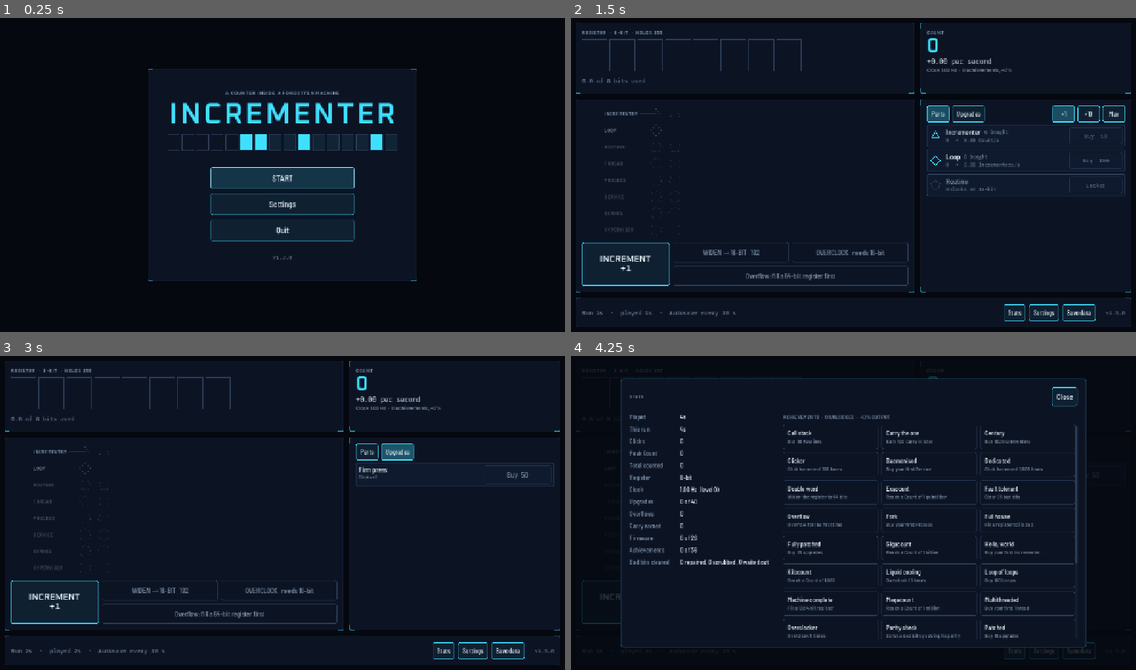
Above: before the commit, frames 1-4 (two rows, left to right).
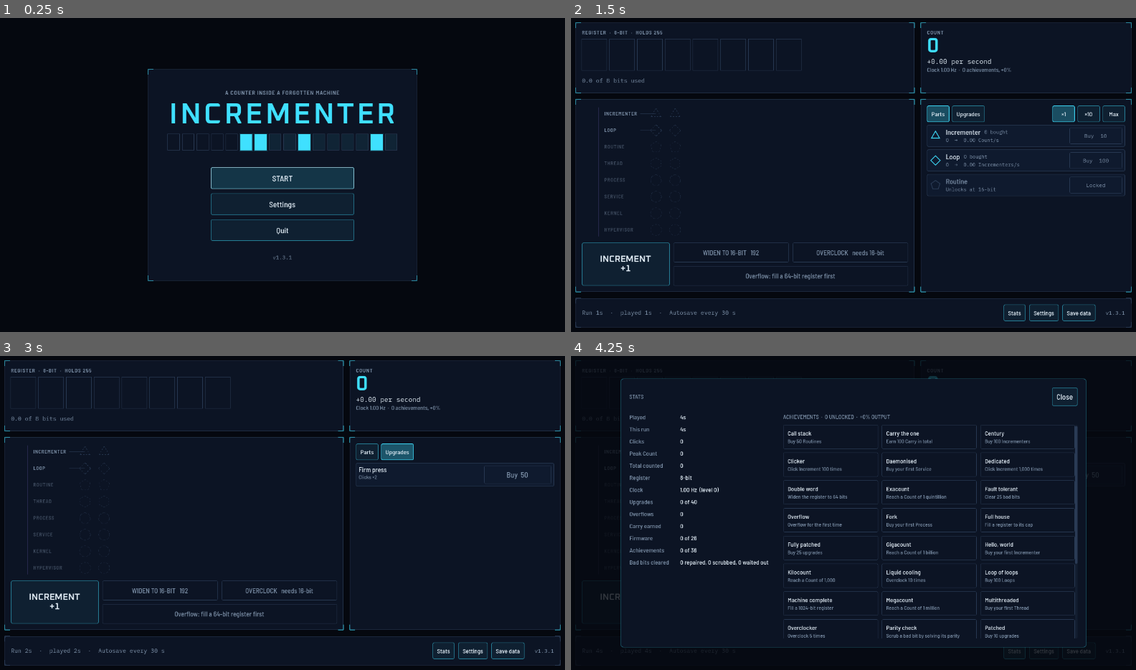
Above: after the commit, the same moments.

Repository: MrM1y4g1/Incrementer
Game: Godot game, scene res://ui/main.tscn
Same seed, same stepped clock (60 frames per second), same inputs: the game is played once before the commit and once after it.
Inputs:
- Up to frame 1 (0.25 s): no input
- Up to frame 2 (1.5 s): click "INCREMENT +1" at 0.5 s; click "START" at 1.25 s
- Up to frame 3 (3 s): click "Parts" at 2 s; click "Upgrades" at 2.75 s
- Up to frame 4 (4.25 s): click "Stats" at 3.5 s

The runs differ from the first frame. In frame 1, 1.8% of the frame differs, in the area x 26-74%, y 16-84%; in frame 2, 4.3%; in frame 3, 3.6%; in frame 4, 5.2%, in the area x 0-100%, y 1-97%.

Commit message:
Keep the screen at 1280 x 720 and draw only glyphs the fonts have
1.2.1 scaled the 1280 x 720 layout to fit the window, which zoomed it in
on large screens. Stretching is now off: the main screen is a fixed
1280 x 720 control centred in the window, and content_scale_factor
shrinks it only when the window is smaller. FxLayer converts the global
positions it's given, so effects land in the right place, and its flash
covers the whole window.

Barlow and Oxanium have no arrow glyph, so "WIDEN →" and "OVERCLOCK →"
fell back to a system font on Windows and drew an empty box in the
browser. They now say "TO". A new test checks every non-ASCII character
in UI text against the fonts, and keeps the arrow to the mono parts list.

Co-Authored-By: Claude Opus 5.5 <noreply@anthropic.com>

Diff:
--- a/project.godot
+++ b/project.godot
@@ -12,7 +12,7 @@
 
 config/name="Incrementer"
 config/description="An incremental game about a counter inside a forgotten machine."
-config/version="1.3.0"
+config/version="1.3.1"
 run/main_scene="res://ui/main.tscn"
 config/features=PackedStringArray("4.7", "GL Compatibility")
 config/icon="res://icon.svg"
@@ -34,8 +34,6 @@
 
 window/size/viewport_width=1280
 window/size/viewport_height=720
-window/stretch/mode="canvas_items"
-window/stretch/aspect="keep"
 
 [rendering]
 
--- /dev/null
+++ b/tests/test_fonts.gd
@@ -0,0 +1,67 @@
+extends TestCase
+## Every character the UI shows must exist in the fonts that draw it. A missing glyph falls back to a
+## system font on Windows and shows as an empty box in the browser, which has no fonts to fall back to.
+## That happened to the arrows on the Widen and Overclock buttons until 1.3.1.
+
+## Barlow draws labels and buttons, Oxanium the big readouts, IBM Plex Mono the numbers in lists.
+const BODY_FONTS: Array[String] = [
+	"res://assets/fonts/BarlowSemiCondensed-Medium.ttf",
+	"res://assets/fonts/BarlowSemiCondensed-SemiBold.ttf",
+	"res://assets/fonts/Oxanium-Variable.ttf",
+]
+const MONO_FONT := "res://assets/fonts/IBMPlexMono-Regular.ttf"
+## Characters only the mono font has. They may appear only in text drawn with Fonts.mono().
+const MONO_ONLY := "→"
+
+
+## Every non-ASCII character inside string literals in the UI scripts and the content files.
+func _ui_characters() -> String:
+	var found := {}
+	var files: Array[String] = []
+	for dir: String in ["res://ui", "res://autoload"]:
+		for file: String in DirAccess.get_files_at(dir):
+			if file.ends_with(".gd"):
+				files.append(dir.path_join(file))
+	files.append("res://core/number_format.gd")
+	for dir: String in DirAccess.get_directories_at("res://data"):
+		for file: String in DirAccess.get_files_at("res://data".path_join(dir)):
+			if file.ends_with(".tres"):
+				files.append("res://data".path_join(dir).path_join(file))
+	var quoted := RegEx.create_from_string("\"([^\"]*)\"")
+	for path: String in files:
+		for line: String in FileAccess.get_file_as_string(path).split("\n"):
+			if line.strip_edges().begins_with("#"):
+				continue
+			for result: RegExMatch in quoted.search_all(line):
+				var text := result.get_string(1)
+				for i: int in text.length():
+					if text.unicode_at(i) > 127:
+						found[text[i]] = true
+	return "".join(PackedStringArray(found.keys()))
+
+
+func test_the_fonts_can_draw_every_character_the_ui_shows() -> void:
+	var characters := _ui_characters()
+	check(characters.length() > 0, "the scan found the UI text")
+	var mono: FontFile = load(MONO_FONT)
+	for i: int in characters.length():
+		check(mono.has_char(characters.unicode_at(i)), "IBM Plex Mono can't draw %s" % characters[i])
+	for path: String in BODY_FONTS:
+		var font: FontFile = load(path)
+		for i: int in characters.length():
+			if not MONO_ONLY.contains(characters[i]):
+				check(font.has_char(characters.unicode_at(i)), "%s can't draw %s" % [path.get_file(), characters[i]])
+
+
+func test_mono_only_characters_stay_in_mono_text() -> void:
+	# Each line that uses one must be a label the mono font draws; today that's the parts list.
+	for i: int in MONO_ONLY.length():
+		for dir: String in ["res://ui"]:
+			for file: String in DirAccess.get_files_at(dir):
+				if not file.ends_with(".gd"):
+					continue
+				var source := FileAccess.get_file_as_string(dir.path_join(file))
+				for line: String in source.split("\n"):
+					if line.strip_edges().begins_with("#") or not line.contains(MONO_ONLY[i]):
+						continue
+					check(file == "layer_row.gd", "%s uses %s outside the parts list: %s" % [file, MONO_ONLY[i], line.strip_edges()])
--- a/ui/fx_layer.gd
+++ b/ui/fx_layer.gd
@@ -2,6 +2,8 @@
 extends Control
 ## Short effects drawn over the whole screen: floating numbers, flashes and the Overflow shockwave.
 ## With reduced motion on, numbers fade in place, flashes are softer and there's no shockwave.
+## Positions come in as global ones, from get_global_rect(), and are converted to this layer's coordinates,
+## so the effects land in the right place wherever the screen sits in the window.
 
 const RING_SECONDS := 1.1
 
@@ -16,7 +18,8 @@
 	set_anchors_and_offsets_preset(Control.PRESET_FULL_RECT)
 	_flash = ColorRect.new()
 	_flash.mouse_filter = Control.MOUSE_FILTER_IGNORE
-	_flash.set_anchors_and_offsets_preset(Control.PRESET_FULL_RECT)
+	# Top level, so a flash covers the whole window and not just the screen's 1280 × 720.
+	_flash.top_level = true
 	_flash.color = Color(1, 1, 1, 0)
 	add_child(_flash)
 	set_process(false)
@@ -31,7 +34,7 @@
 	label.add_theme_color_override("font_color", color)
 	label.mouse_filter = Control.MOUSE_FILTER_IGNORE
 	add_child(label)
-	label.position = at - Vector2(label.get_minimum_size().x / 2.0, 0.0)
+	label.position = _local(at) - Vector2(label.get_minimum_size().x / 2.0, 0.0)
 	var tween := label.create_tween().set_parallel(true)
 	if not reduced_motion:
 		tween.tween_property(label, "position:y", label.position.y - 46.0, 0.8).set_ease(Tween.EASE_OUT).set_trans(Tween.TRANS_CUBIC)
@@ -42,6 +45,8 @@
 ## Washes the screen with a colour that fades out.
 func flash(color: Color, seconds: float = 0.5) -> void:
 	var strength := color.a * (0.4 if reduced_motion else 1.0)
+	_flash.position = Vector2.ZERO
+	_flash.size = get_viewport_rect().size
 	_flash.color = Color(color, strength)
 	var tween := _flash.create_tween()
 	tween.tween_property(_flash, "color:a", 0.0, seconds).set_ease(Tween.EASE_OUT)
@@ -51,8 +56,12 @@
 func shockwave(center: Vector2, color: Color) -> void:
 	if reduced_motion:
 		return
-	_rings.append({"center": center, "age": 0.0, "color": color})
+	_rings.append({"center": _local(center), "age": 0.0, "color": color})
 	set_process(true)
+
+
+func _local(point: Vector2) -> Vector2:
+	return get_global_transform().affine_inverse() * point
 
 
 func _process(delta: float) -> void:
--- a/ui/main.gd
+++ b/ui/main.gd
@@ -16,6 +16,9 @@
 
 const REFRESH_SECONDS := 0.1
 const SIDE_WIDTH := 470.0
+## The screen is laid out for this size and drawn at exactly this size, centred in the window. It only
+## shrinks, to fit a smaller window, so it looks the same as the screenshots on any monitor.
+const SCREEN_SIZE := Vector2(1280, 720)
 const TOAST_SECONDS := 4.0
 
 var _mode: int = Economy.BuyMode.ONE
@@ -71,6 +74,8 @@
 
 func _ready() -> void:
 	theme = ThemeFactory.build()
+	_place_screen()
+	get_tree().root.size_changed.connect(_place_screen)
 	_build()
 	EventBus.achievement_unlocked.connect(_on_achievement)
 	EventBus.overflowed.connect(_on_overflowed)
@@ -96,6 +101,17 @@
 		_show_title()
 	if _capture_path != "":
 		_capture.call_deferred()
+
+
+## Centres the screen at its own size, and shrinks everything only when the window is too small to hold it.
+func _place_screen() -> void:
+	var window := get_window()
+	window.content_scale_factor = minf(1.0, minf(window.size.x / SCREEN_SIZE.x, window.size.y / SCREEN_SIZE.y))
+	set_anchors_preset(Control.PRESET_CENTER)
+	offset_left = -SCREEN_SIZE.x / 2.0
+	offset_top = -SCREEN_SIZE.y / 2.0
+	offset_right = SCREEN_SIZE.x / 2.0
+	offset_bottom = SCREEN_SIZE.y / 2.0
 
 
 func _unhandled_input(event: InputEvent) -> void:
@@ -411,7 +427,7 @@
 	start_box.add_child(start_title)
 	var start_text := _label("This erases your whole game: the Count, Carry, Firmware, achievements, stats and run history. Settings stay.
 
-To keep a copy, press Copy save and paste it somewhere safe. Save data → Import loads it again.", 17, Palette.ICE)
+To keep a copy, press Copy save and paste it somewhere safe. Import, in Save data, loads it again.", 17, Palette.ICE)
 	start_text.autowrap_mode = TextServer.AUTOWRAP_WORD_SMART
 	start_box.add_child(start_text)
 	_start_over_status = _label("", 13, Palette.MUTED)
@@ -623,7 +639,7 @@
 		_widen_button.text = "%d-bit needs %s" % [next, _wide_bus_name(next, content)]
 		_widen_button.disabled = true
 	else:
-		_widen_button.text = "WIDEN → %d-BIT   %s" % [next, NumberFormat.amount(Economy.widen_cost(state))]
+		_widen_button.text = "WIDEN TO %d-BIT   %s" % [next, NumberFormat.amount(Economy.widen_cost(state))]
 		_widen_button.disabled = not Economy.can_widen(state, content)
 
 
@@ -633,7 +649,7 @@
 		_clock_button.text = "OVERCLOCK   needs %d-bit" % Formulas.width_for(clock_cost)
 		_clock_button.disabled = true
 		return
-	_clock_button.text = "OVERCLOCK → %s Hz   %s" % [
+	_clock_button.text = "OVERCLOCK TO %s Hz   %s" % [
 		NumberFormat.rate(Formulas.clock_multiplier(state.clock_level + 1)), NumberFormat.amount(clock_cost)]
 	_clock_button.disabled = not Economy.can_overclock(state)
 
Not shown, added: tests/test_fonts.gd.uid
